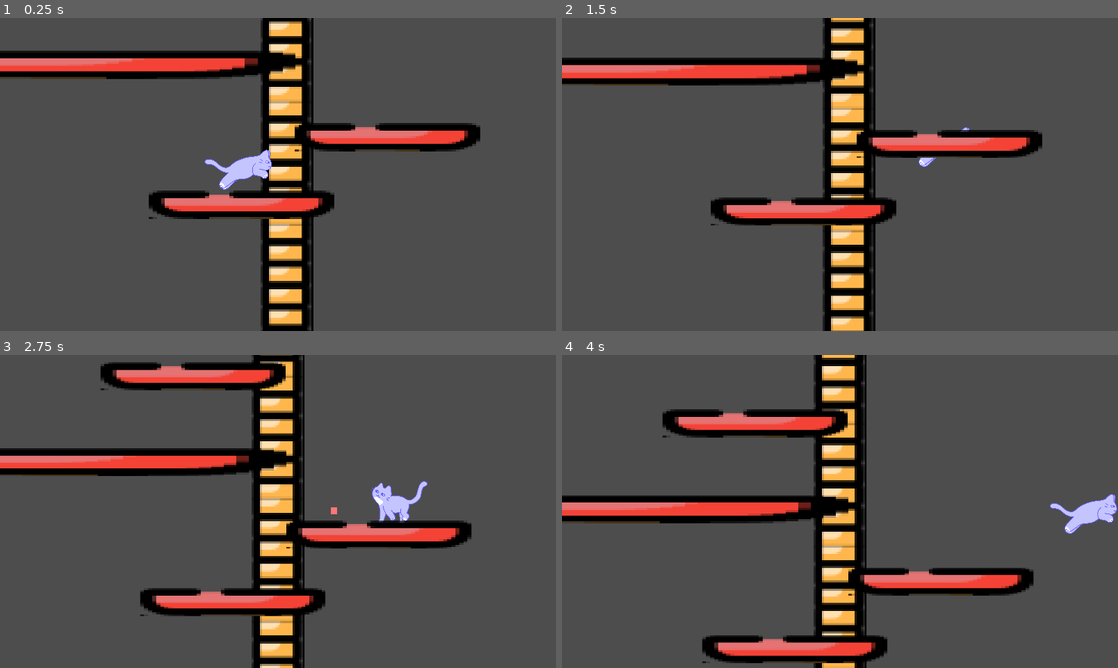
Above: before the commit, frames 1-4 (two rows, left to right).
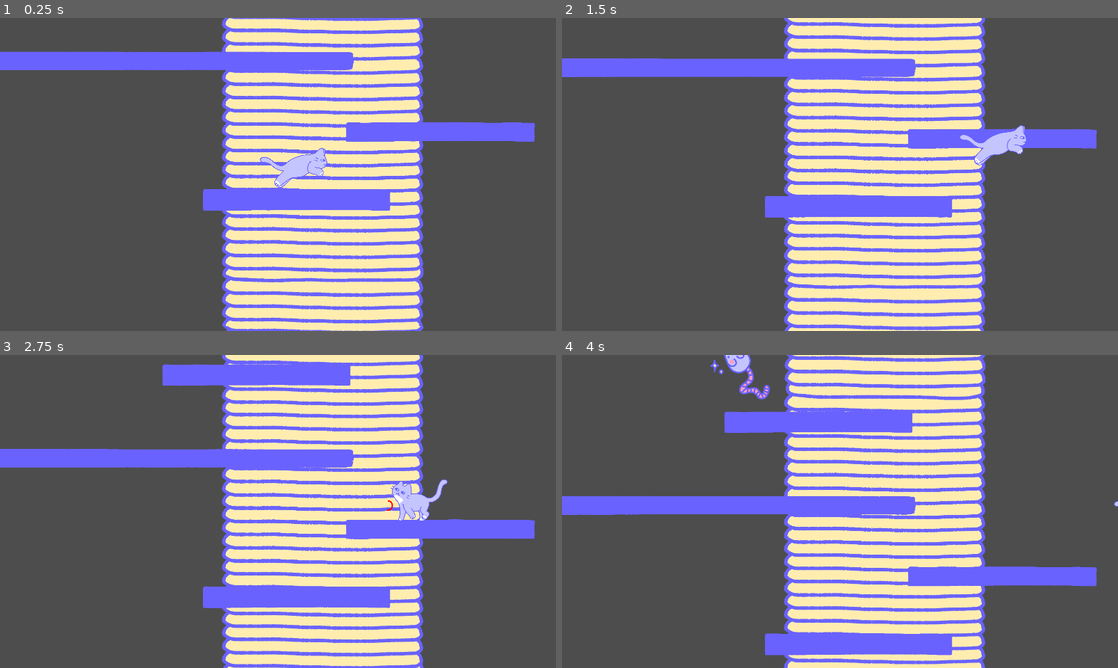
Above: after the commit, the same moments.

Repository: FuckUnity/ggj-2024
Game: Godot game, scene res://level/kratzbaum/kratzbaum.tscn
The game is run twice, just before and just after one commit, with the same random seed, the same clock (stepped at 60 frames per second) and the same inputs. This scene is started directly instead of the project's main scene.
Inputs (mouse positions are in pixels of both pictures, inside the frame that each line leads up to):
- Up to frame 1 (0.25 s): no input
- Up to frame 2 (1.5 s): tap Enter at 0.5 s; move the mouse to (962, 158) at 0.52 s; hold Space (jump) 0.53-1.28 s; hold D (right) from 0.53 s (still down); click (962, 158) at 0.67 s; move the mouse to (728, 190) at 1.27 s; tap Space (jump) at 1.35 s
- Up to frame 3 (2.75 s): tap Space (jump) at 1.52, 1.82 s; move the mouse to (333, 442) at 2.02 s; release D (right) at 2.03 s; hold Left (left) from 2.03 s (still down); hold Space (jump) from 2.03 s (still down)
- Up to frame 4 (4 s): move the mouse to (812, 574) at 2.77 s; release Left (left) at 2.78 s; release Space (jump) at 2.78 s; hold D (right) from 2.78 s (still down); tap Space (jump) at 2.85, 3.02, 3.32 s; click (812, 574) at 2.92 s; move the mouse to (1006, 558) at 3.52 s; hold Space (jump) from 3.53 s (still down)

The runs differ from the first frame. In frame 1, 42% of the frame differs, in the area x 0-97%, y 0-100%; in frame 2, 42%; in frame 3, 44%; in frame 4, 45%, in the area x 0-100%, y 0-100%.

Commit message:
kratzbaum verfeinert

Diff:
--- a/game/level/kratzbaum/Player.gd
+++ b/game/level/kratzbaum/Player.gd
@@ -9,8 +9,6 @@
 
 var jump_strength_charge = 0
 
-func _ready():
-	$AnimatedSprite2D/ColorRect.color = Color(0,0,0,0)
 
 func _physics_process(delta):
 	# Add the gravity.
@@ -20,12 +18,12 @@
 	# Handle jump.
 	if Input.is_action_pressed("jump") and is_on_floor():
 		jump_strength_charge = max(jump_strength_charge + JUMP_VELOCITY * delta, JUMP_MAX)
-		$AnimatedSprite2D/ColorRect.color = Color(1, 1 - jump_strength_charge / JUMP_MAX, 1 - jump_strength_charge / JUMP_MAX)
+		$JumpIndicator.charge_amount = jump_strength_charge / JUMP_MAX
 
 	if Input.is_action_just_released("jump") and is_on_floor():
 		velocity.y = jump_strength_charge
 		jump_strength_charge = 0
-		$AnimatedSprite2D/ColorRect.color = Color(0,0,0,0)
+		$JumpIndicator.charge_amount = 0
 
 	var direction = Input.get_axis("left", "right")
 	if is_on_floor() and direction:
@@ -45,11 +43,13 @@
 
 	if is_on_floor() and Input.is_action_pressed("left"):
 		$AnimatedSprite2D.flip_h = true
+		$JumpIndicator.flipped = true
 		$AnimatedSprite2D.play("walk")
 
 	#on right (add is_action_just_released so you continue running after jumping)
 	if is_on_floor() and Input.is_action_pressed("right"):
 		$AnimatedSprite2D.flip_h = false
+		$JumpIndicator.flipped = false
 		$AnimatedSprite2D.play("walk")
 
 	#on idle if nothing is being pressed
@@ -57,3 +57,8 @@
 		$AnimatedSprite2D.play("default")
 
 	move_and_slide()
+
+func on_pickup(pickup):
+	print(pickup)
+
+	pickup.queue_free()
--- /dev/null
+++ b/game/level/kratzbaum/jumpChargeIndicator.gd
@@ -0,0 +1,27 @@
+extends Node2D
+
+var charge_amount = 0
+var flipped = false
+
+@export var size: float = 100
+
+@export var border_size: float = 80
+@export var border_offset: float = 5
+
+func draw_circle_outline(draw_radius: float, draw_color: Color, draw_size: float, progress: float = 1):
+	var offset = -0.25 * TAU
+	draw_arc(Vector2((transform.origin.x * -2 - radius / 2) / transform.get_scale().x, 0) if flipped else Vector2(), draw_radius + draw_size, offset, offset + TAU * progress, 50, draw_color, draw_size / 2, true)
+
+func _process(_delta):
+	queue_redraw()
+
+func _draw():
+	draw_circle_outline(radius + border_offset, Color(1,0,0,1), border_size, charge_amount)
+
+var radius: float
+
+func _ready():
+	radius = size * 0.5
+
+func is_position_inside(pos: Vector2) -> bool:
+	return position.distance_to(pos) < radius
--- a/game/level/kratzbaum/kratzbaum.tscn
+++ b/game/level/kratzbaum/kratzbaum.tscn
@@ -1,7 +1,7 @@
-[gd_scene load_steps=14 format=3 uid="uid://cmo8kdh81gm2s"]
+[gd_scene load_steps=22 format=3 uid="uid://cmo8kdh81gm2s"]
 
 [ext_resource type="Script" path="res://level/kratzbaum/Player.gd" id="1_6cojx"]
-[ext_resource type="Texture2D" uid="uid://cal3vmhdbcbpy" path="res://level/kratzbaum/baum.png" id="1_dmtou"]
+[ext_resource type="Texture2D" uid="uid://c3c3xwe1caoy4" path="res://level/kratzbaum/catstamm.png" id="1_f6ygx"]
 [ext_resource type="Texture2D" uid="uid://dctsn6j045iwr" path="res://level/kratzbaum/catstand.png" id="3_eop7y"]
 [ext_resource type="Texture2D" uid="uid://dd51wsfcynktw" path="res://level/kratzbaum/catjump.png" id="4_k2r06"]
 [ext_resource type="Texture2D" uid="uid://bsahrbiurh6mn" path="res://level/kratzbaum/cat01.png" id="5_vjfks"]
@@ -9,7 +9,19 @@
 [ext_resource type="Texture2D" uid="uid://ci7y6lrvii1tm" path="res://level/kratzbaum/cat03.png" id="7_i5nr3"]
 [ext_resource type="Texture2D" uid="uid://bkmsbkjins1w1" path="res://level/kratzbaum/cat04.png" id="8_7x6fe"]
 [ext_resource type="Texture2D" uid="uid://ct53icyvfqu1x" path="res://level/kratzbaum/cat05.png" id="9_gregh"]
-[ext_resource type="Texture2D" uid="uid://u0qt8v2pmeaw" path="res://level/kratzbaum/platform.png" id="9_phatm"]
+[ext_resource type="Script" path="res://level/kratzbaum/jumpChargeIndicator.gd" id="10_oy500"]
+[ext_resource type="Texture2D" uid="uid://ouspeckyg2ae" path="res://level/kratzbaum/catplatf02.png" id="11_8fg1h"]
+[ext_resource type="Texture2D" uid="uid://fyxeb1gt7swv" path="res://level/kratzbaum/catplatf03.png" id="12_i1g2d"]
+[ext_resource type="Script" path="res://level/kratzbaum/pickup.gd" id="12_xvmek"]
+[ext_resource type="Texture2D" uid="uid://cj7g7lnycn18k" path="res://assets/paw.png" id="13_1eixj"]
+[ext_resource type="Texture2D" uid="uid://bp1d0whvw6vnd" path="res://level/kratzbaum/catplatf01.png" id="13_nhr31"]
+[ext_resource type="Texture2D" uid="uid://don3wkdlvwjee" path="res://level/kratzbaum/cattoy02.png" id="15_stvxb"]
+
+[sub_resource type="RectangleShape2D" id="RectangleShape2D_gw654"]
+size = Vector2(645, 40.1957)
+
+[sub_resource type="RectangleShape2D" id="RectangleShape2D_l8agw"]
+size = Vector2(937, 50)
 
 [sub_resource type="RectangleShape2D" id="RectangleShape2D_wp02h"]
 size = Vector2(148.5, 129.5)
@@ -53,19 +65,97 @@
 "speed": 6.0
 }]
 
-[sub_resource type="RectangleShape2D" id="RectangleShape2D_gw654"]
-size = Vector2(645, 40.1957)
+[sub_resource type="CapsuleShape2D" id="CapsuleShape2D_v3xqf"]
+radius = 79.66
+height = 291.67
 
 [node name="Kratzbaum" type="Node2D"]
 
 [node name="Tree" type="Sprite2D" parent="."]
 texture_filter = 1
 texture_repeat = 2
-position = Vector2(711, 503)
-scale = Vector2(7.045, 7.045)
-texture = ExtResource("1_dmtou")
-region_enabled = true
-region_rect = Rect2(0, -170.33, 25.92, 424.71)
+position = Vector2(644, -444)
+scale = Vector2(0.58, 0.58)
+texture = ExtResource("1_f6ygx")
+region_enabled = true
+region_rect = Rect2(1079, 0, 1200, 5000)
+region_filter_clip_enabled = true
+
+[node name="Platform" type="StaticBody2D" parent="."]
+position = Vector2(552, 515)
+
+[node name="Sprite2D" type="Sprite2D" parent="Platform"]
+texture_filter = 1
+position = Vector2(2.34699, 31.8587)
+scale = Vector2(0.270387, 0.192632)
+texture = ExtResource("11_8fg1h")
+region_enabled = true
+region_rect = Rect2(305, 575, 2394, 396)
+
+[node name="CollisionShape2D" type="CollisionShape2D" parent="Platform"]
+position = Vector2(0.59436, 18.9021)
+shape = SubResource("RectangleShape2D_gw654")
+
+[node name="Platform2" type="StaticBody2D" parent="."]
+position = Vector2(1056, 282)
+
+[node name="Sprite2D" type="Sprite2D" parent="Platform2"]
+texture_filter = 1
+position = Vector2(-5.15298, 30.8587)
+scale = Vector2(0.272475, 0.172431)
+texture = ExtResource("11_8fg1h")
+region_enabled = true
+region_rect = Rect2(305, 575, 2394, 396)
+
+[node name="CollisionShape2D" type="CollisionShape2D" parent="Platform2"]
+position = Vector2(-2, 22)
+shape = SubResource("RectangleShape2D_gw654")
+
+[node name="Platform3" type="StaticBody2D" parent="."]
+position = Vector2(-266, 32)
+scale = Vector2(3.12, 1)
+
+[node name="Sprite2D" type="Sprite2D" parent="Platform3"]
+texture_filter = 1
+position = Vector2(3.44713, 36.1191)
+scale = Vector2(0.36932, 0.161577)
+texture = ExtResource("12_i1g2d")
+region_enabled = true
+region_rect = Rect2(304, 75, 1750, 407)
+
+[node name="CollisionShape2D" type="CollisionShape2D" parent="Platform3"]
+position = Vector2(2, 22)
+shape = SubResource("RectangleShape2D_gw654")
+
+[node name="Platform5" type="StaticBody2D" parent="."]
+position = Vector2(641, -1951)
+
+[node name="Sprite2D" type="Sprite2D" parent="Platform5"]
+texture_filter = 1
+position = Vector2(-24.5, 57.1196)
+scale = Vector2(0.276377, 0.33424)
+texture = ExtResource("13_nhr31")
+region_enabled = true
+region_rect = Rect2(90, 1927, 3412, 264)
+
+[node name="CollisionShape2D" type="CollisionShape2D" parent="Platform5"]
+position = Vector2(-22.5, 37)
+shape = SubResource("RectangleShape2D_l8agw")
+
+[node name="Platform4" type="StaticBody2D" parent="."]
+position = Vector2(415, -264)
+
+[node name="Sprite2D" type="Sprite2D" parent="Platform4"]
+texture_filter = 1
+position = Vector2(0.720245, 44.7176)
+scale = Vector2(0.271746, 0.188295)
+texture = ExtResource("11_8fg1h")
+region_enabled = true
+region_rect = Rect2(305, 575, 2394, 396)
+
+[node name="CollisionShape2D" type="CollisionShape2D" parent="Platform4"]
+position = Vector2(2, 22)
+shape = SubResource("RectangleShape2D_gw654")
 
 [node name="Player" type="CharacterBody2D" parent="."]
 position = Vector2(553, 440)
@@ -80,23 +170,20 @@
 shape = SubResource("RectangleShape2D_wp02h")
 
 [node name="AnimatedSprite2D" type="AnimatedSprite2D" parent="Player"]
-position = Vector2(62, -28)
+position = Vector2(-13, -51)
 scale = Vector2(0.116416, 0.116416)
 sprite_frames = SubResource("SpriteFrames_odaov")
-frame_progress = 0.851694
-
-[node name="ColorRect" type="ColorRect" parent="Player/AnimatedSprite2D"]
-offset_left = -1331.43
-offset_top = 214.747
-offset_right = -1291.43
-offset_bottom = 254.747
-scale = Vector2(4.43596, 4.77955)
+
+[node name="JumpIndicator" type="Node2D" parent="Player"]
+position = Vector2(92, -10)
+scale = Vector2(0.116416, 0.116416)
+script = ExtResource("10_oy500")
 
 [node name="Camera2D" type="Camera2D" parent="Player"]
 position = Vector2(-2, 10)
-limit_left = -280
+limit_left = -1335
 limit_top = -2475
-limit_right = 1670
+limit_right = 1450
 limit_bottom = 1015
 position_smoothing_enabled = true
 drag_horizontal_enabled = true
@@ -105,55 +192,31 @@
 editor_draw_limits = true
 editor_draw_drag_margin = true
 
-[node name="Platform" type="StaticBody2D" parent="."]
-position = Vector2(552, 515)
-
-[node name="Sprite2D" type="Sprite2D" parent="Platform"]
-texture_filter = 1
-position = Vector2(2, 46)
-scale = Vector2(13.925, 6.435)
-texture = ExtResource("9_phatm")
-
-[node name="CollisionShape2D" type="CollisionShape2D" parent="Platform"]
-position = Vector2(0.59436, 18.9021)
-shape = SubResource("RectangleShape2D_gw654")
-
-[node name="Platform2" type="StaticBody2D" parent="."]
-position = Vector2(1056, 282)
-
-[node name="Sprite2D" type="Sprite2D" parent="Platform2"]
-texture_filter = 1
-position = Vector2(2, 46)
-scale = Vector2(13.925, 6.435)
-texture = ExtResource("9_phatm")
-
-[node name="CollisionShape2D" type="CollisionShape2D" parent="Platform2"]
-position = Vector2(-2, 22)
-shape = SubResource("RectangleShape2D_gw654")
-
-[node name="Platform3" type="StaticBody2D" parent="."]
-position = Vector2(-266, 32)
-scale = Vector2(3.12, 1)
-
-[node name="Sprite2D" type="Sprite2D" parent="Platform3"]
-texture_filter = 1
-position = Vector2(2, 46)
-scale = Vector2(13.925, 6.435)
-texture = ExtResource("9_phatm")
-
-[node name="CollisionShape2D" type="CollisionShape2D" parent="Platform3"]
-position = Vector2(2, 22)
-shape = SubResource("RectangleShape2D_gw654")
-
-[node name="Platform4" type="StaticBody2D" parent="."]
-position = Vector2(415, -264)
-
-[node name="Sprite2D" type="Sprite2D" parent="Platform4"]
-texture_filter = 1
-position = Vector2(2, 46)
-scale = Vector2(13.925, 6.435)
-texture = ExtResource("9_phatm")
-
-[node name="CollisionShape2D" type="CollisionShape2D" parent="Platform4"]
-position = Vector2(2, 22)
-shape = SubResource("RectangleShape2D_gw654")
+[node name="pickup" type="Area2D" parent="."]
+position = Vector2(-1161, -129)
+script = ExtResource("12_xvmek")
+
+[node name="CollisionShape2D" type="CollisionShape2D" parent="pickup"]
+position = Vector2(-1, 0)
+shape = SubResource("CapsuleShape2D_v3xqf")
+
+[node name="Sprite2D" type="Sprite2D" parent="pickup"]
+position = Vector2(0, 1)
+scale = Vector2(1.575, 1.575)
+texture = ExtResource("13_1eixj")
+
+[node name="pickup2" type="Area2D" parent="."]
+position = Vector2(163, -453)
+script = ExtResource("12_xvmek")
+
+[node name="CollisionShape2D" type="CollisionShape2D" parent="pickup2"]
+position = Vector2(0, -1)
+shape = SubResource("CapsuleShape2D_v3xqf")
+
+[node name="Sprite2D" type="Sprite2D" parent="pickup2"]
+position = Vector2(-26, -10)
+scale = Vector2(0.262386, 0.262386)
+texture = ExtResource("15_stvxb")
+
+[connection signal="body_entered" from="pickup" to="pickup" method="_on_body_entered"]
+[connection signal="body_entered" from="pickup2" to="pickup2" method="_on_body_entered"]
--- /dev/null
+++ b/game/level/kratzbaum/pickup.gd
@@ -0,0 +1,17 @@
+extends Area2D
+
+@export var vert_wobble_amount = 50
+
+var start_pos
+func _ready():
+	start_pos = transform.origin
+
+func _process(delta):
+	var vert_wobble = sin(Time.get_ticks_msec() / 500.0) * vert_wobble_amount
+	position = start_pos + Vector2(0, vert_wobble)
+	queue_redraw()
+
+
+func _on_body_entered(body):
+	if body.name == 'Player':
+		body.on_pickup(self)
Binary file removed: game/level/kratzbaum/baum.png
Binary file removed: game/level/kratzbaum/baum_base.png
Binary file changed: game/level/kratzbaum/cat01.png
Binary file changed: game/level/kratzbaum/cat02.png
Binary file changed: game/level/kratzbaum/cat03.png
Binary file changed: game/level/kratzbaum/cat04.png
Binary file changed: game/level/kratzbaum/cat05.png
Binary file changed: game/level/kratzbaum/catjump.png
Binary file added: game/level/kratzbaum/catplatf01.png
Not shown, added: game/level/kratzbaum/catplatf01.png.import
Binary file added: game/level/kratzbaum/catplatf02.png
Not shown, added: game/level/kratzbaum/catplatf02.png.import
(and 8 more such lines)
